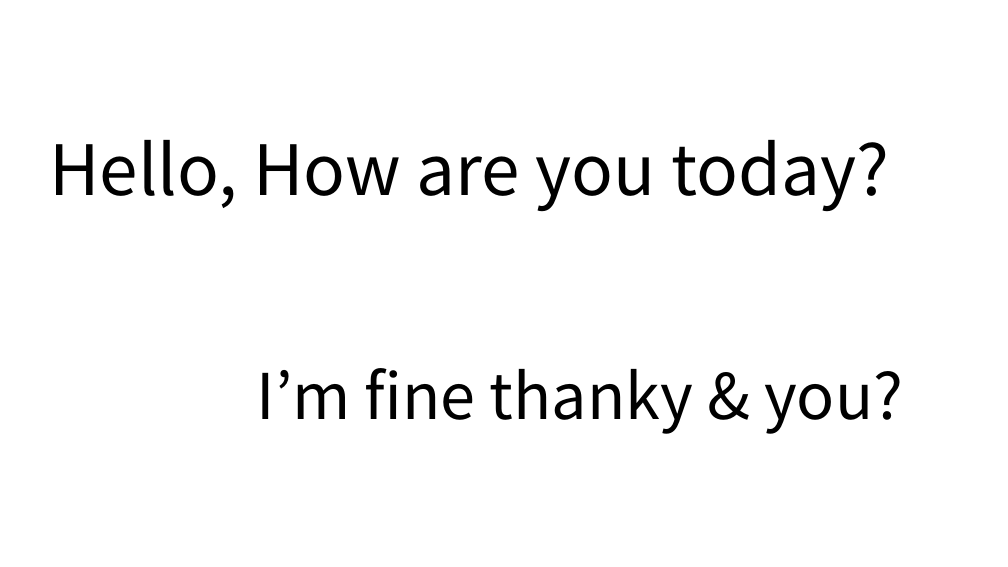
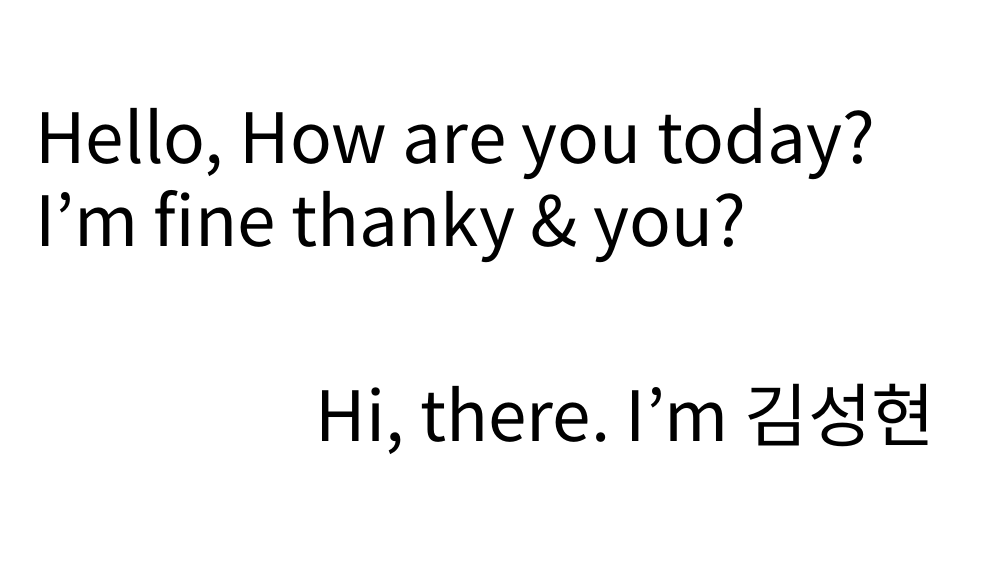
Before and after one commit to naisksh32/2nd_TechSeminar, a slide deck: slide 1 of PPT/테서렉트 이미지.pptx. Drawn at 1008x567 pixels with LibreOffice and Linux fonts; fonts in the diff are those of the drawing. Boxes give left, top, right and bottom in pixels: in the first picture for what was removed or moved away, otherwise in the second. Text is boxed around its words. In the diff, an @@ line names an element or a change of style, - is before the commit and + after.

```diff
--- a/PPT/테서렉트 이미지.pptx
+++ b/PPT/테서렉트 이미지.pptx
@@ text "Hello, How are you today?": place and size @@
-text "Hello, How are you today?" at box(49, 140, 889, 212)
+text "Hello, How are you today?" at box(36, 108, 875, 263)
@@ text at box(36, 190, 746, 263): paragraph added @@
+I’m fine thanky & you?
@@ text at box(316, 383, 935, 454): text changed; size 60 to 66 pt @@
-I’m fine thanky & you?
+Hi, there. I’m 김성현
```
Also in this commit, not shown: 36 other files.
